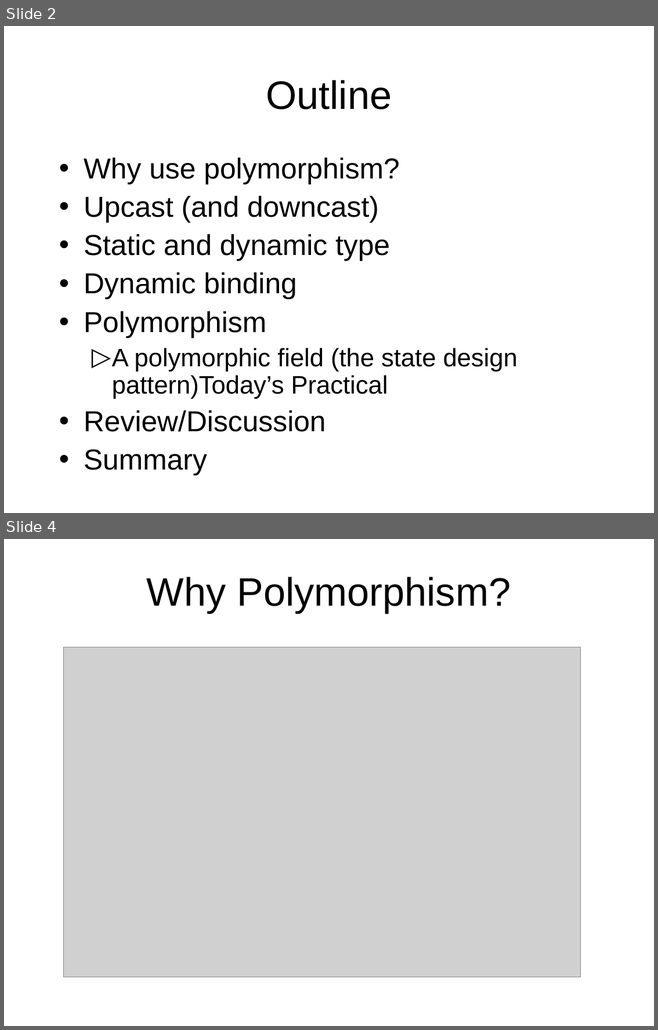
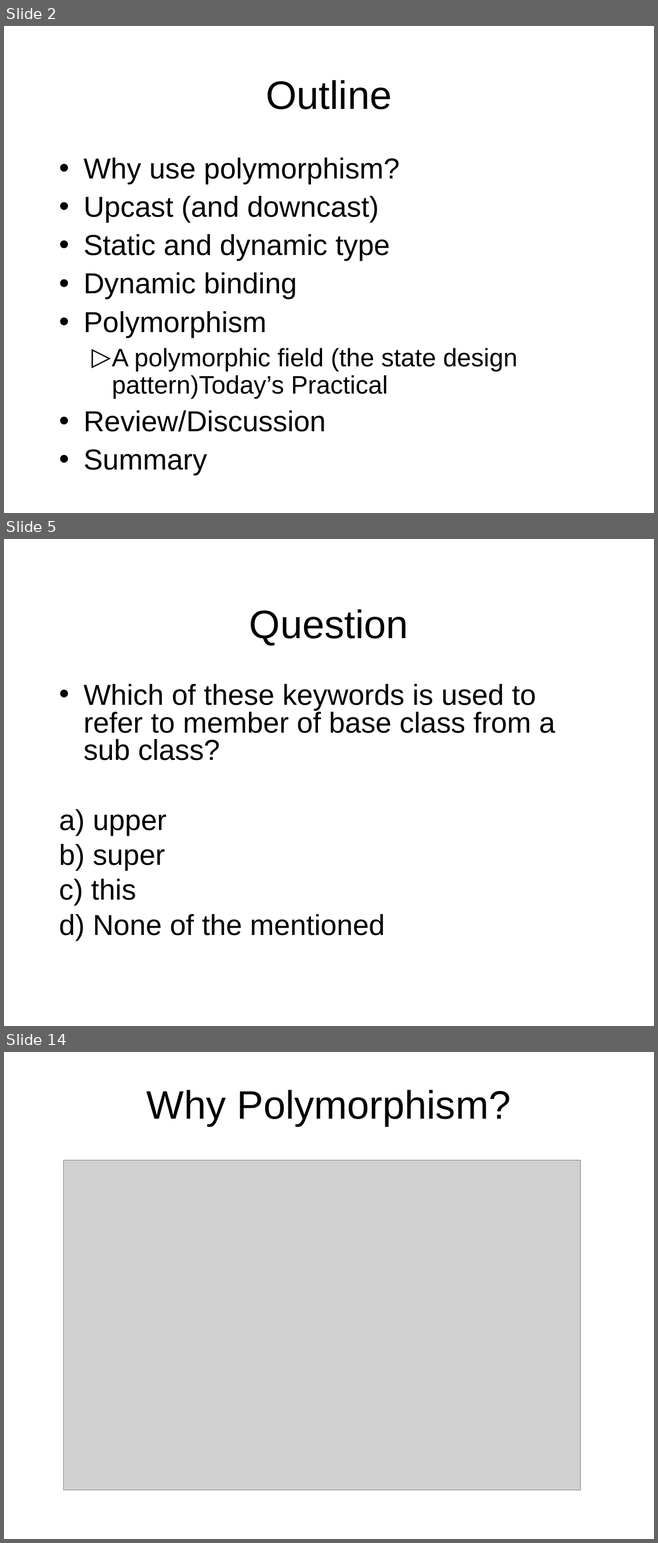
Before and after one commit to octaviordz/zjnu2017.github.io, a slide deck: OOP/lectures/050--Polymorphism.ppt. Shown one above the other, each under a label of ours: slides 2 and 4 before the commit, slides 2, 5 and 14 after it; the slides between them are not shown. The pictures are 658x1030 and 658x1543 pixels, drawn with LibreOffice and Linux fonts; fonts in the diff are those of the drawing; grey boxes stand for pictures. Boxes give left, top, right and bottom in pixels: in the first picture for what was removed or moved away, otherwise in the second. Text is boxed around its words. In the diff, an @@ line names an element or a change of style, - is before the commit and + after.

```diff
--- a/OOP/lectures/050--Polymorphism.ppt
+++ b/OOP/lectures/050--Polymorphism.ppt
@@ slide 5 added at <box>4,539,654,1026</box>, background #FFFFFF @@
@@ title added at <box>249,609,408,646</box>, 44 pt, text #000000 @@
+Question
@@ text added at <box>59,684,555,941</box>, 32 pt, text #000000 @@
+• Which of these keywords is used to refer to member of base class from a sub class?
+a) upper
+b) super
+c) this
+d) None of the mentioned
@@ what was slide 4 is now slide 14 @@
```
Also in this commit, not shown: 9 slides changed, 19 other slides added, 2 other files.
